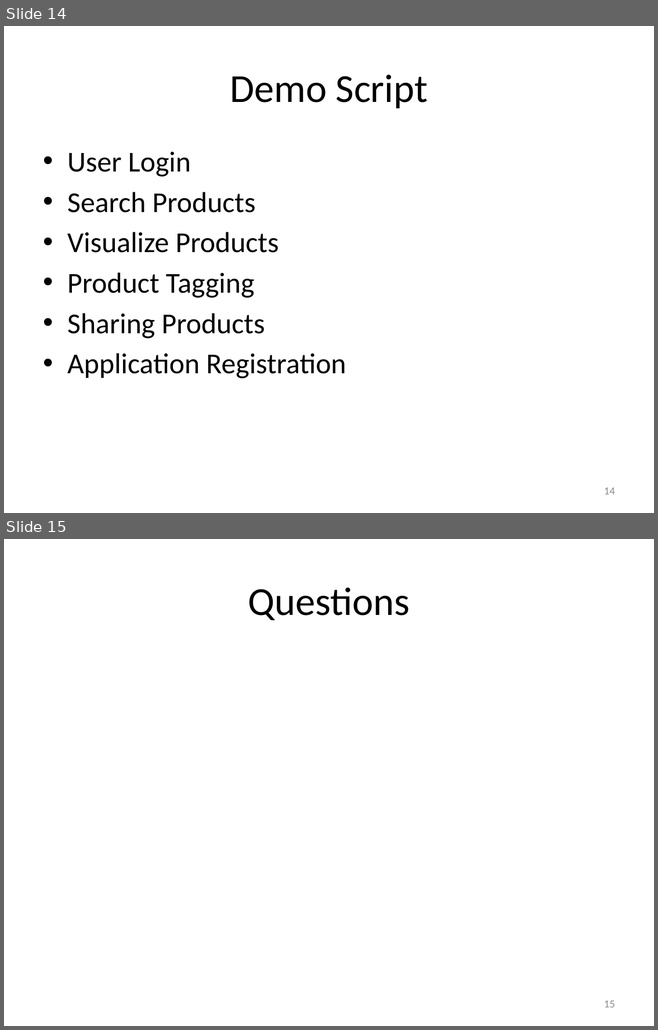
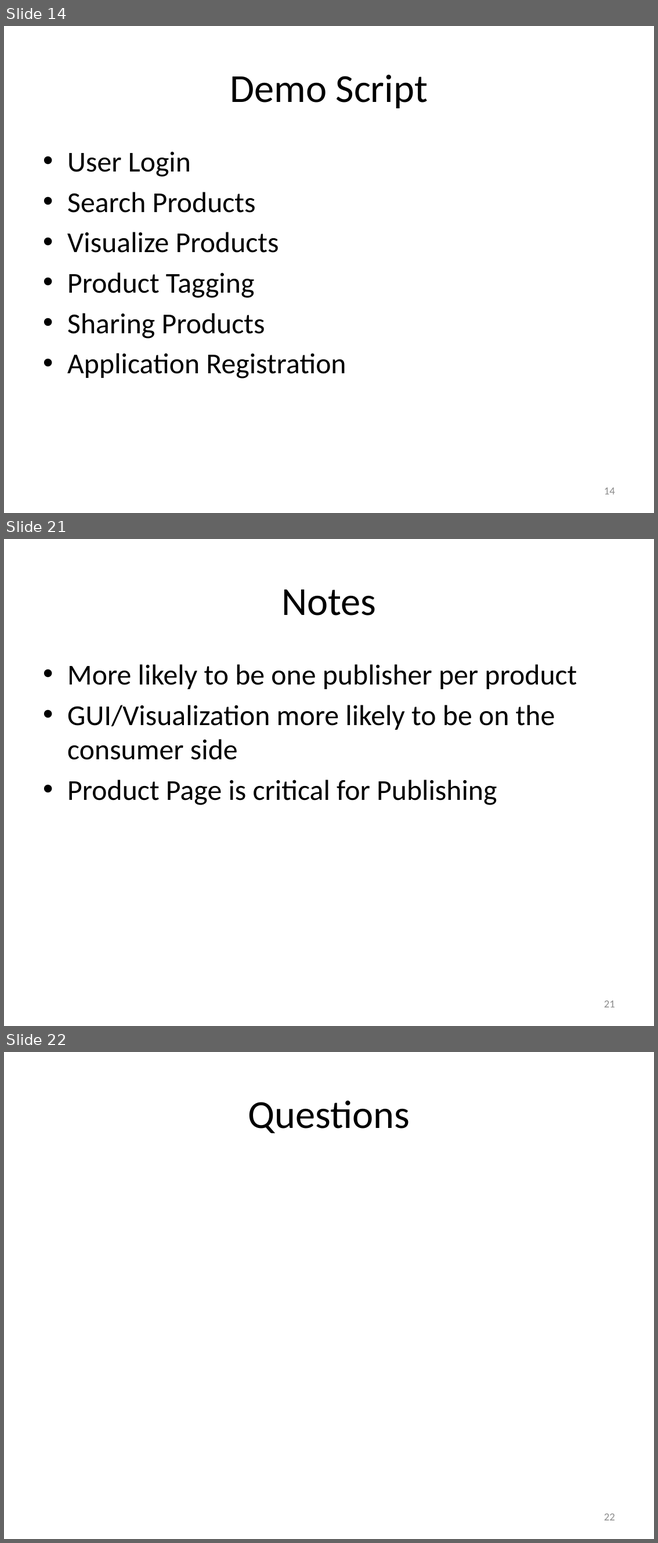
Before and after one commit to vightel/FloodMapsWorkshop, a slide deck: FloodMappingWorkshopII.pptx. Shown one above the other, each under a label of ours: slides 14 and 15 before the commit, slides 14, 21 and 22 after it; the slides between them are not shown. The pictures are 658x1030 and 658x1543 pixels, drawn with LibreOffice and Linux fonts; fonts in the diff are those of the drawing. Boxes give left, top, right and bottom in pixels: in the first picture for what was removed or moved away, otherwise in the second. Text is boxed around its words. In the diff, an @@ line names an element or a change of style, - is before the commit and + after.

```diff
--- a/FloodMappingWorkshopII.pptx
+++ b/FloodMappingWorkshopII.pptx
@@ slide 21 added at bbox=[4, 539, 654, 1026], background #FFFFFF @@
@@ title added at bbox=[281, 589, 376, 616], 44 pt, text #000000 @@
+Notes
@@ text added at bbox=[67, 664, 576, 805], 32 pt, text #000000 @@
+• More likely to be one publisher per product
+• GUI/Visualization more likely to be on the consumer side
+• Product Page is critical for Publishing
@@ page number added at bbox=[604, 1001, 615, 1008], 12 pt, text #8C8C8C @@
+21
@@ what was slide 15 is now slide 22 @@
@@ page number at bbox=[604, 1514, 615, 1521]: text changed @@
-15
+22
```
Also in this commit, not shown: 6 other slides added, 7 other files.
